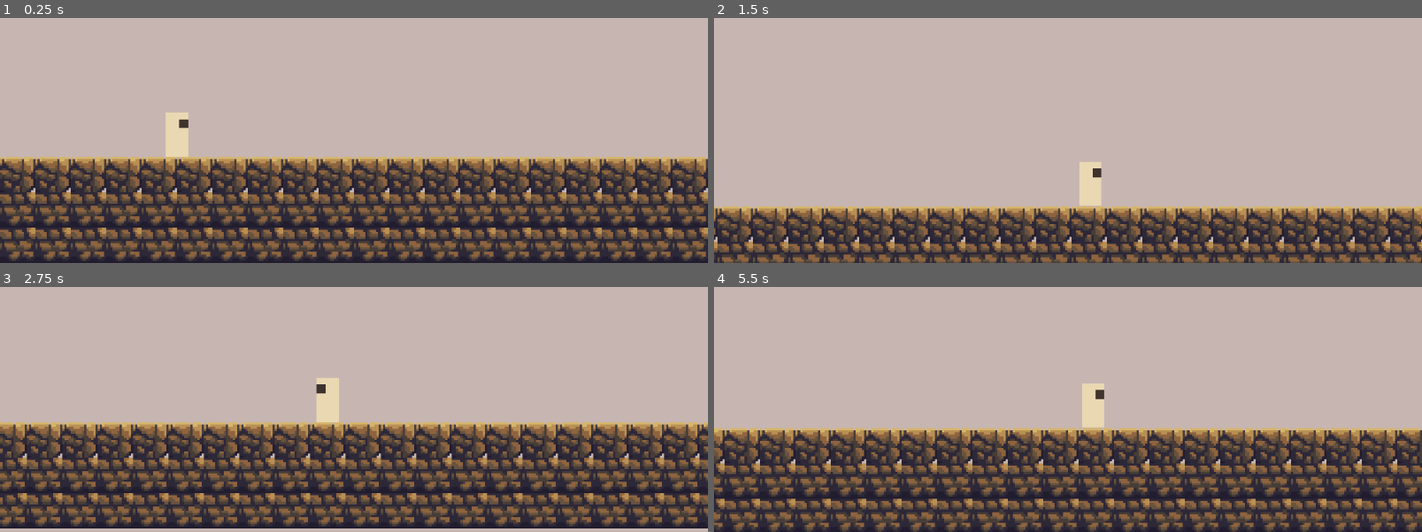
Above: before the commit, frames 1-4 (two rows, left to right).
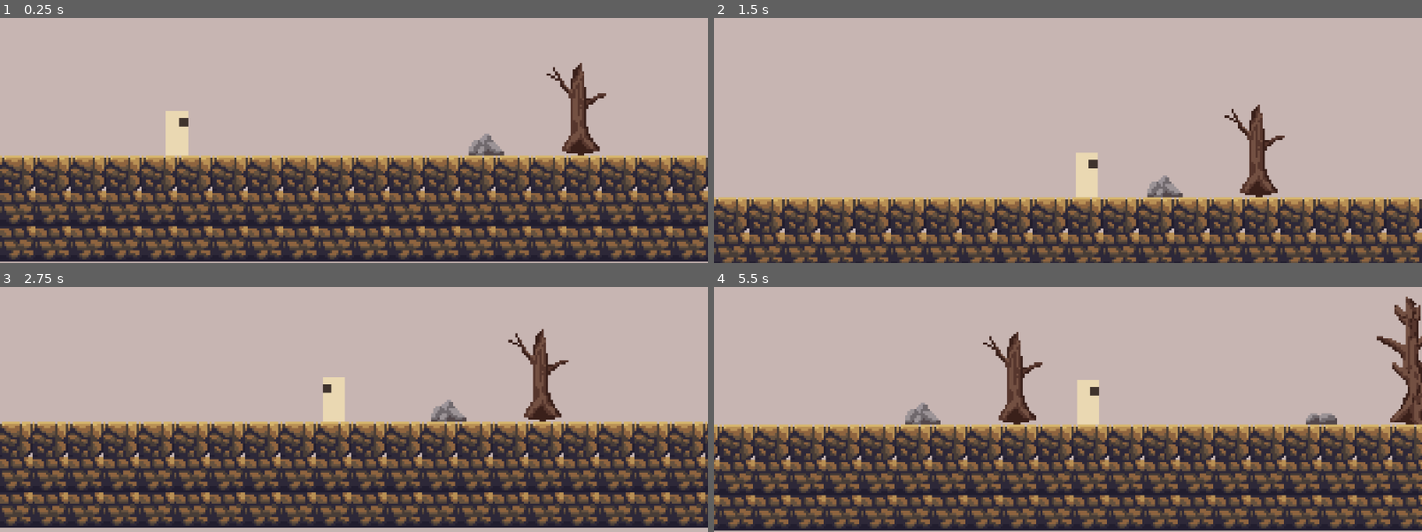
Above: after the commit, the same moments.

Repository: bbakercello/colossal-sound
Game: Godot game, scene res://main.tscn
Two runs of this game, one before a commit and one after it. Both use one fixed random seed, a clock stepped at 60 frames per second and the inputs below.
Inputs:
- Up to frame 1 (0.25 s): no input
- Up to frame 2 (1.5 s): hold E (interact) 0.53-1.28 s; hold D (move_right) from 0.53 s (still down); tap Space (jump) at 0.77 s; tap E (interact) at 1.35 s
- Up to frame 3 (2.75 s): tap Space (jump) at 1.52 s; release D (move_right) at 2.03 s; hold A (move_left) from 2.03 s (still down); hold E (interact) from 2.03 s (still down)
- Up to frame 4 (5.5 s): release A (move_left) at 2.78 s; release E (interact) at 2.78 s; hold D (move_right) 2.78-4.28 s; tap E (interact) at 2.85, 4.35 s; tap Space (jump) at 3.02, 3.77, 4.52 s; hold E (interact) 3.53-4.28 s; hold A (move_left) 4.28-5.03 s; hold D (move_right) from 5.03 s (still down); hold E (interact) from 5.03 s (still down)

The runs differ from the first frame. In frame 1, 14% of the frame differs, in the area x 0-100%, y 18-100%; in frame 2, 21%; in frame 3, 30%; in frame 4, 32%, in the area x 0-100%, y 3-100%.

Commit message:
Add interactable entities (rocks and trees) with dialogue functionality, and implement a text bubble for displaying messages. Update .gitignore to include docs directory and adjust player smoothing speed.

Diff:
--- /dev/null
+++ b/entities/interactable/interactable.gd
@@ -0,0 +1,50 @@
+class_name Interactable
+extends Area2D
+
+signal interacted(message: String)
+signal left(message: String)
+
+@export var message: String = "Interact"
+
+var _player_inside := false
+
+
+func _ready() -> void:
+	var shape := RectangleShape2D.new()
+	shape.size = Vector2(40, 40)
+	var collision := CollisionShape2D.new()
+	collision.shape = shape
+	collision.position = Vector2(0, -20)
+	add_child(collision)
+
+	collision_layer = 0
+	collision_mask = 1
+	body_entered.connect(_on_body_entered)
+	body_exited.connect(_on_body_exited)
+
+
+func _unhandled_input(event: InputEvent) -> void:
+	if not event.is_action_pressed(&"interact"):
+		return
+	if not _player_is_inside():
+		return
+	interacted.emit(message)
+	get_viewport().set_input_as_handled()
+
+
+func _player_is_inside() -> bool:
+	for body in get_overlapping_bodies():
+		if body is Player:
+			return true
+	return _player_inside
+
+
+func _on_body_entered(body: Node2D) -> void:
+	if body is Player:
+		_player_inside = true
+
+
+func _on_body_exited(body: Node2D) -> void:
+	if body is Player:
+		_player_inside = false
+		left.emit(message)
--- /dev/null
+++ b/entities/rock/rock.gd
@@ -0,0 +1,29 @@
+class_name Rock
+extends Node2D
+
+signal interacted(message: String)
+signal left(message: String)
+
+@export var message: String = "This rock has something to say."
+
+
+func _ready() -> void:
+	var sprite := Sprite2D.new()
+	var index := randi_range(1, 6)
+	sprite.texture = load("res://assets/placeholder/props/rock_%d.png" % index)
+	sprite.position = Vector2(0, -8)
+	add_child(sprite)
+
+	var interactable := Interactable.new()
+	interactable.message = message
+	interactable.interacted.connect(_on_interacted)
+	interactable.left.connect(_on_left)
+	add_child(interactable)
+
+
+func _on_interacted(text: String) -> void:
+	interacted.emit(text)
+
+
+func _on_left(text: String) -> void:
+	left.emit(text)
--- /dev/null
+++ b/entities/tree/tree.gd
@@ -0,0 +1,29 @@
+class_name WorldTree
+extends Node2D
+
+signal interacted(message: String)
+signal left(message: String)
+
+@export var message: String = "This tree is tall and majestic."
+
+
+func _ready() -> void:
+	var sprite := Sprite2D.new()
+	var index := randi_range(1, 4)
+	sprite.texture = load("res://assets/placeholder/props/tree_%d.png" % index)
+	sprite.position = Vector2(0, -sprite.texture.get_height() / 2.0)
+	add_child(sprite)
+
+	var interactable := Interactable.new()
+	interactable.message = message
+	interactable.interacted.connect(_on_interacted)
+	interactable.left.connect(_on_left)
+	add_child(interactable)
+
+
+func _on_interacted(text: String) -> void:
+	interacted.emit(text)
+
+
+func _on_left(text: String) -> void:
+	left.emit(text)
--- /dev/null
+++ b/gui/text_bubble.gd
@@ -0,0 +1,47 @@
+class_name TextBubble
+extends CanvasLayer
+
+var _panel: ColorRect
+var _label: Label
+
+
+func _ready() -> void:
+	layer = 10
+
+	_panel = ColorRect.new()
+	_panel.position = Vector2(24, 24)
+	_panel.size = Vector2(592, 56)
+	_panel.color = Color(0.08, 0.07, 0.11, 0.94)
+	add_child(_panel)
+
+	_label = Label.new()
+	_label.position = Vector2(36, 40)
+	_label.custom_minimum_size = Vector2(560, 28)
+	_label.size = Vector2(560, 28)
+	_label.autowrap_mode = TextServer.AUTOWRAP_WORD_SMART
+	_label.add_theme_font_size_override("font_size", 16)
+	_label.add_theme_color_override("font_color", Color(0.96, 0.92, 0.84))
+	add_child(_label)
+	_set_open(false)
+
+
+func _unhandled_input(event: InputEvent) -> void:
+	if not _label.visible:
+		return
+	if event.is_action_pressed(&"interact"):
+		_set_open(false)
+		get_viewport().set_input_as_handled()
+
+
+func show_message(text: String) -> void:
+	_label.text = text
+	_set_open(true)
+
+
+func _set_open(open: bool) -> void:
+	_panel.visible = open
+	_label.visible = open
+
+func close_if_showing(message: String) -> void:
+	if _label.visible and _label.text == message:
+		_set_open(false)
--- a/main.gd
+++ b/main.gd
@@ -7,3 +7,30 @@
 
 func _ready() -> void:
 	_player.set_camera_limits(camera_bounds)
+	var bubble := TextBubble.new()
+	_add_rock(Vector2(220, 0), "This rock has something to say.", bubble)
+	_add_rock(Vector2(400, 0), "This rock is tired.", bubble)
+	_add_rock(Vector2(580, 0), "This rock isn't even sure that it exists.", bubble)
+	_add_rock(Vector2(760, 0), "This rock is just a pile of sand.", bubble)
+	_add_rock(Vector2(940, 0), "This rock just wants to be left alone.", bubble)
+	_add_tree(Vector2(260, 0), "This tree is tall and majestic.", bubble)
+	_add_tree(Vector2(440, 0), "This tree is just a pile of leaves.", bubble)
+	_add_tree(Vector2(620, 0), "This tree just wants to be left alone.", bubble)
+	add_child(bubble)
+
+
+func _add_rock(at: Vector2, message: String, bubble: TextBubble) -> void:
+	var rock := Rock.new()
+	rock.position = at
+	rock.message = message
+	rock.interacted.connect(bubble.show_message)
+	rock.left.connect(bubble.close_if_showing)
+	add_child(rock)
+
+func _add_tree(at: Vector2, message: String, bubble: TextBubble) -> void:
+	var tree := WorldTree.new()
+	tree.position = at
+	tree.message = message
+	tree.interacted.connect(bubble.show_message)
+	tree.left.connect(bubble.close_if_showing)
+	add_child(tree)
--- a/player/player.tscn
+++ b/player/player.tscn
@@ -32,5 +32,5 @@
 position = Vector2(0, -40)
 zoom = Vector2(2, 2)
 position_smoothing_enabled = true
-position_smoothing_speed = 8.0
+position_smoothing_speed = 10.0
 limit_smoothed = true
Not shown, added: entities/interactable/interactable.gd.uid
Not shown, added: entities/rock/rock.gd.uid
Not shown, added: entities/tree/tree.gd.uid
Not shown, added: gui/text_bubble.gd.uid
Not shown, changed: .gitignore
